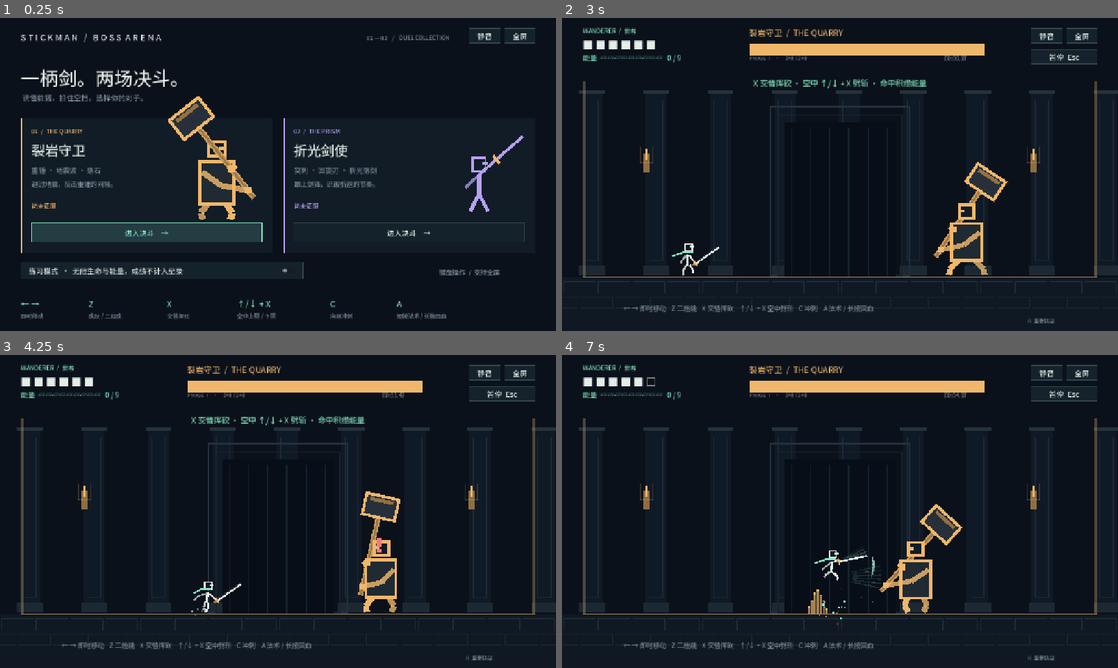
Above: before the commit, frames 1-4 (two rows, left to right).
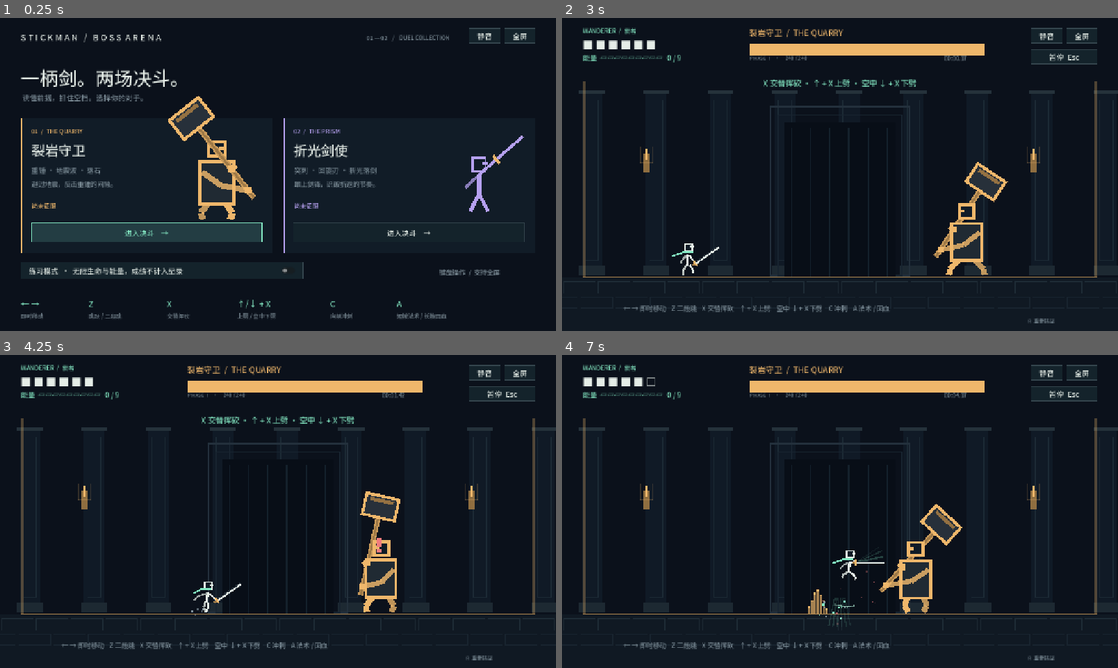
Above: after the commit, the same moments.

Repository: PPMark0712/stickman-boss-arena
Game: Godot game, scene res://scenes/main.tscn
Same seed, same stepped clock (60 frames per second), same inputs: the game is played once before the commit and once after it.
Inputs:
- Up to frame 1 (0.25 s): no input
- Up to frame 2 (3 s): click "静音" at 0.5 s; click "声音关" at 1.25 s; click "全屏" at 2 s; click "进入决斗 →" at 2.75 s
- Up to frame 3 (4.25 s): hold Right (move_right) from 3.53 s (still down); tap X (attack) at 3.6 s; tap Z (jump) at 3.77 s
- Up to frame 4 (7 s): tap X (attack) at 4.35, 5.3, 6.05, 6.8 s; tap Z (jump) at 4.52, 6.02, 6.77 s; release Right (move_right) at 5.03 s; hold Left (move_left) 5.03-5.78 s; tap C (dash) at 5.1 s; hold Right (move_right) from 5.78 s (still down); tap A (focus) at 5.85 s; hold Down (look_down) from 6.53 s (still down)

The runs differ from the first frame. In frame 1, less than 0.1% of the frame differs, in the area x 42-48%, y 94-96%; in frame 2, 0.8%; in frame 3, 0.8%; in frame 4, 0.9%, in the area x 33-59%, y 62-94%.

Commit message:
fix: preserve aerial slash movement

Diff:
--- a/scripts/config.gd
+++ b/scripts/config.gd
@@ -24,6 +24,9 @@
 const AIR_ATTACK_DURATION := 0.29
 const AIR_ATTACK_START := 0.05
 const AIR_ATTACK_END := 0.19
+const VERTICAL_ATTACK_WIDTH := 88.0
+const UP_ATTACK_REACH := 112.0
+const DOWN_ATTACK_REACH := 116.0
 const ATTACK_HIT_RECOIL := 105.0
 const ATTACK_HIT_RECOIL_TIME := 0.075
 const DOWN_SLASH_BOUNCE := 610.0
--- a/scripts/main.gd
+++ b/scripts/main.gd
@@ -148,7 +148,7 @@
 	panel(parent, Rect2(48, 620, 1184, 1), Color("#2b3943"))
 	var items := [
 		["← →", "即时移动"], ["Z", "跳跃 / 二段跳"], ["X", "交替挥砍"],
-		["↑/↓ + X", "空中上劈 / 下劈"], ["C", "向前冲刺"],
+		["↑/↓ + X", "上劈 / 空中下劈"], ["C", "向前冲刺"],
 		["A", "短按法术 / 长按回血"],
 	]
 	var positions := [48, 204, 384, 546, 760, 913]
@@ -193,7 +193,7 @@
 	show_toast(
 		"练习模式 · 无限生命与能量"
 		if practice
-		else "X 交替挥砍 · 空中 ↑/↓ + X 劈斩 · 命中积攒能量",
+		else "X 交替挥砍 · ↑ + X 上劈 · 空中 ↓ + X 下劈",
 		3,
 	)
 
@@ -225,7 +225,7 @@
 	top_buttons(hud)
 	label(
 		hud,
-		"← → 即时移动    Z 二段跳    X 交替挥砍    ↑/↓ + X 空中劈斩    C 冲刺    A 法术 / 长按回血",
+		"← → 即时移动    Z 二段跳    X 交替挥砍    ↑ + X 上劈    空中 ↓ + X 下劈    C 冲刺    A 法术 / 回血",
 		Vector2(141, 656),
 		15,
 		ArenaConfig.MUTED,
--- a/scripts/player.gd
+++ b/scripts/player.gd
@@ -172,6 +172,11 @@
 
 func handle_movement(_delta: float, controls: Controls) -> void:
 	var axis := controls.axis
+	var preserves_air_movement := (
+		state == State.ATTACK
+		and attack_direction.y != 0
+		and (not is_on_floor() or velocity.y < 0)
+	)
 	if state == State.HEAL:
 		velocity.x = 0
 		if absf(axis) > 0.1 or controls.jump or controls.attack:
@@ -180,7 +185,10 @@
 		else:
 			return
 	if state == State.ATTACK:
-		if hit_recoil_time <= 0:
+		if hit_recoil_time <= 0 and preserves_air_movement and axis != 0:
+			facing = signf(axis)
+			velocity.x = axis * ArenaConfig.RUN_SPEED
+		elif hit_recoil_time <= 0 and not preserves_air_movement:
 			velocity.x = 0
 	elif axis != 0:
 		if (
@@ -248,14 +256,13 @@
 	attack_variant = next_attack_variant
 	next_attack_variant = 1 - next_attack_variant
 	attack_direction = Vector2(facing, 0)
-	if not is_on_floor():
-		if controls.down:
-			attack_direction = Vector2.DOWN
-			velocity.y = maxf(velocity.y, 220.0)
-		elif controls.up:
-			attack_direction = Vector2.UP
-			velocity.y = minf(velocity.y * 0.55, -80.0)
-	velocity.x = 0
+	var airborne := not is_on_floor() or velocity.y < 0
+	if controls.up:
+		attack_direction = Vector2.UP
+	elif airborne and controls.down:
+		attack_direction = Vector2.DOWN
+	if not airborne or attack_direction.y == 0:
+		velocity.x = 0
 	hit_recoil_time = 0
 	hit_targets.clear()
 	attack_buffer = 0
@@ -351,9 +358,15 @@
 
 func sword_rect() -> Rect2:
 	if attack_direction == Vector2.UP:
-		return Rect2(position + Vector2(-38, -153), Vector2(76, 99))
+		return Rect2(
+			position + Vector2(-ArenaConfig.VERTICAL_ATTACK_WIDTH * 0.5, -164),
+			Vector2(ArenaConfig.VERTICAL_ATTACK_WIDTH, ArenaConfig.UP_ATTACK_REACH),
+		)
 	if attack_direction == Vector2.DOWN:
-		return Rect2(position + Vector2(-39, -22), Vector2(78, 102))
+		return Rect2(
+			position + Vector2(-ArenaConfig.VERTICAL_ATTACK_WIDTH * 0.5, -20),
+			Vector2(ArenaConfig.VERTICAL_ATTACK_WIDTH, ArenaConfig.DOWN_ATTACK_REACH),
+		)
 	var x := 8.0 if facing > 0 else -ArenaConfig.ATTACK_REACH - 8.0
 	return Rect2(
 		position + Vector2(x, ArenaConfig.ATTACK_TOP),
--- a/tests/player_test.gd
+++ b/tests/player_test.gd
@@ -102,6 +102,16 @@
 	check(player.velocity.x == -ArenaConfig.RUN_SPEED, "Horizontal reversal is immediate")
 	player.step(1.0 / 120, idle)
 	check(player.velocity.x == 0, "Horizontal release stops immediately")
+	player.step(1.0 / 120, controls({"up": true, "attack": true}))
+	check(
+		player.state == ArenaPlayer.State.ATTACK
+		and player.attack_direction == Vector2.UP
+		and player.is_on_floor(),
+		"Up plus X starts an upward slash from the ground",
+	)
+	player.change_state(ArenaPlayer.State.IDLE)
+	player.attack_buffer = 0
+	player.attack_queued = false
 	player.facing = 1
 	player.step(1.0 / 120, controls({"jump": true}))
 	check(player.velocity.y < -600 and player.jumps_used == 1, "Ground jump")
@@ -133,20 +143,34 @@
 	player.velocity = Vector2(0, -120)
 	player.attack_buffer = 0
 	player.step(1.0 / 120, idle)
-	player.step(1.0 / 120, controls({"up": true, "attack": true}))
+	player.velocity.y = -120
+	player.step(1.0 / 120, controls({"axis": 1.0, "up": true, "attack": true}))
 	check(
 		player.attack_direction == Vector2.UP
+		and player.velocity.x == ArenaConfig.RUN_SPEED
+		and is_equal_approx(
+			player.velocity.y,
+			-120.0 + ArenaConfig.PLAYER_GRAVITY / 120.0,
+		)
 		and player.sword_rect().position.y < player.position.y - 100,
-		"Up plus X restores the aerial upward slash",
+		"Aerial upward slash preserves horizontal input and vertical momentum",
+	)
+	player.step(1.0 / 120, controls({"axis": -1.0}))
+	check(
+		player.velocity.x == -ArenaConfig.RUN_SPEED,
+		"Aerial directional slash continues responding to horizontal input",
 	)
 	player.change_state(ArenaPlayer.State.AIR)
 	player.attack_buffer = 0
 	player.velocity = Vector2(0, -80)
-	player.step(1.0 / 120, controls({"down": true, "attack": true}))
+	player.step(1.0 / 120, controls({"axis": -0.5, "down": true, "attack": true}))
 	check(
 		player.attack_direction == Vector2.DOWN
+		and player.velocity.x == -ArenaConfig.RUN_SPEED * 0.5
+		and player.sword_rect().size.x == ArenaConfig.VERTICAL_ATTACK_WIDTH
+		and player.sword_rect().size.x > player.hurtbox().size.x
 		and player.sword_rect().position.y > player.position.y - 30,
-		"Down plus X restores the aerial downward slash",
+		"Aerial downward slash preserves movement and uses the wider hitbox",
 	)
 	check(
 		player.register_hit(456)
Not shown, changed: README.md
Not shown, changed: docs/development.md
Not shown, changed: plan.md
